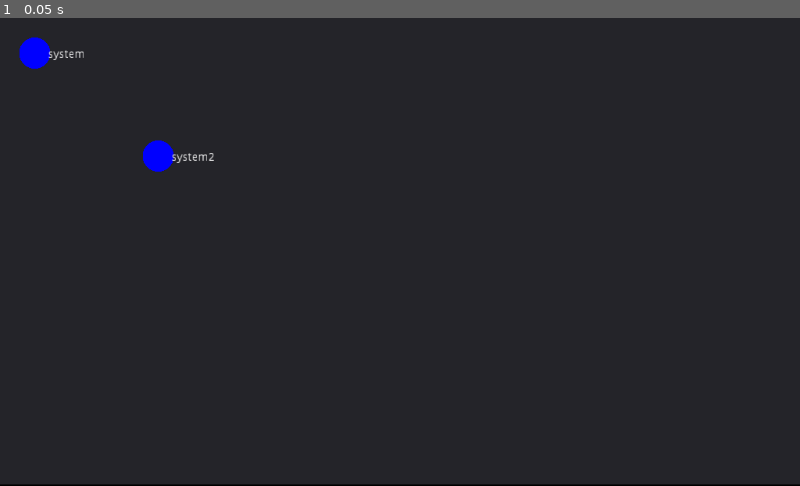
Above: before the commit, frame 1.
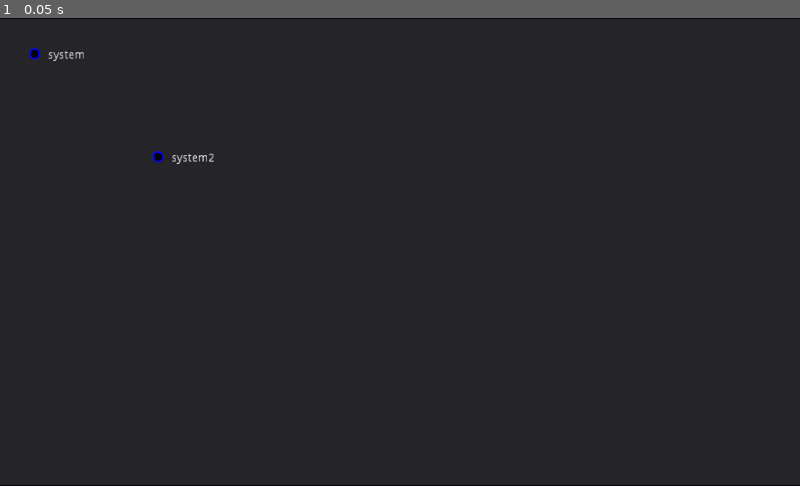
Above: after the commit, the same moment.

Repository: EamonnMR/mpevmvp
Game: Godot game, scene res://map/Map.tscn
Same seed, same stepped clock (60 frames per second), same inputs: the game is played once before the commit and once after it. This scene is started directly instead of the project's main scene.
Inputs:
- Up to frame 1 (0.05 s): no input

The runs differ from the first frame. In frame 1, 0.7% of the frame differs, in the area x 0-100%, y 0-33%.

Commit message:
Further stabs towards a map

Diff:
--- a/PlayerInput.gd
+++ b/PlayerInput.gd
@@ -11,7 +11,7 @@
 var shooting = false
 var thrusting = false
 var jumping = false
-var map
+var map_debounce = true
 
 func _get_entity():
 	# TODO: Ungross this
@@ -42,5 +42,18 @@
 	return dc
 
 func _handle_show_map():
-	if Input.is_key_pressed(KEY_M):
-		get_tree().get_root().get_node("Map").show()
+	if Input.is_key_pressed(KEY_M) and map_debounce:
+		map_debounce = false
+		_toggle_map()
+
+func _toggle_map():
+	var root = get_tree().get_root()
+	var maybe_map = root.get_node("Map")
+	if is_instance_valid(maybe_map):
+		root.remove_child(maybe_map)
+	else:
+		root.add_child(preload("res://map/Map.tscn").instance())
+
+
+func _on_MapDebounce_timeout():
+	map_debounce = true
--- a/PlayerInput.tscn
+++ b/PlayerInput.tscn
@@ -7,3 +7,7 @@
 
 [node name="Cursor" type="Sprite" parent="."]
 visible = false
+
+[node name="MapDebounce" type="Timer" parent="."]
+autostart = true
+[connection signal="timeout" from="MapDebounce" to="." method="_on_MapDebounce_timeout"]
--- a/client.gd
+++ b/client.gd
@@ -58,12 +58,10 @@
 	var verse = preload("res://client_universe.tscn").instance()
 	var world = verse.get_node("level1/world")
 	var player_scene = preload("res://PlayerInput.tscn").instance()
-	var map = preload("res://map/Map.tscn").instance()
-	map.hide()
 	player_scene.set_name(str(client_id))
 	player_scene.set_network_master(client_id)
 	get_tree().get_root().add_child(verse)
-	get_tree().get_root().add_child(map)
+
 
 	var net_players = Node.new()
 	net_players.set_name(Game.INPUT)
--- /dev/null
+++ b/map/Map.gd
@@ -0,0 +1,16 @@
+extends Node2D
+
+
+# Declare member variables here. Examples:
+# var a = 2
+# var b = "text"
+
+
+# Called when the node enters the scene tree for the first time.
+func _ready():
+	pass # Replace with function body.
+
+
+# Called every frame. 'delta' is the elapsed time since the previous frame.
+#func _process(delta):
+#	pass
--- a/map/Map.tscn
+++ b/map/Map.tscn
@@ -2,19 +2,25 @@
 
 [ext_resource path="res://map/system.tscn" type="PackedScene" id=1]
 
-[node name="Map" type="Node2D"]
+[node name="Map" type="CanvasLayer"]
 
 [node name="Panel" type="Panel" parent="."]
-margin_right = 1024.0
-margin_bottom = 598.0
+anchor_left = 0.5
+anchor_top = 0.5
+anchor_right = 0.5
+anchor_bottom = 0.5
+margin_left = -512.0
+margin_top = -299.0
+margin_right = 512.0
+margin_bottom = 299.0
 __meta__ = {
 "_edit_use_anchors_": false
 }
 
-[node name="system" parent="." instance=ExtResource( 1 )]
+[node name="system" parent="Panel" instance=ExtResource( 1 )]
 position = Vector2( 44.4969, 45 )
 system_name = "level1"
 
-[node name="system2" parent="." instance=ExtResource( 1 )]
+[node name="system2" parent="Panel" instance=ExtResource( 1 )]
 position = Vector2( 202.497, 177 )
 system_name = "level2"
--- a/map/circle.gd
+++ b/map/circle.gd
@@ -5,4 +5,5 @@
 	return Color(0,0,1)
 
 func _draw():
-	draw_circle(Vector2(0,0), 20, get_color())
+	draw_circle(Vector2(0,0), 7, get_color())
+	draw_circle(Vector2(0,0), 5, Color(0,0,0))
--- a/map/system.tscn
+++ b/map/system.tscn
@@ -2,9 +2,21 @@
 
 [ext_resource path="res://map/circle.gd" type="Script" id=1]
 [ext_resource path="res://map/system.gd" type="Script" id=2]
-[ext_resource path="res://map/system_area.gd" type="Script" id=3]
 
-[sub_resource type="CircleShape2D" id=1]
+[sub_resource type="GDScript" id=1]
+script/source = "extends Area2D
+
+func _input_event(viewport, event, shape_idx):
+	print(\"Input Event\")
+	if event.type == InputEvent.MOUSE_BUTTON \\
+	and event.button_index == BUTTON_LEFT \\
+	and event.pressed:
+		get_node(\"../\").clicked()
+		return(self)
+"
+
+[sub_resource type="CircleShape2D" id=2]
+radius = 25.014
 
 [node name="system" type="Node2D"]
 script = ExtResource( 2 )
@@ -22,7 +34,7 @@
 }
 
 [node name="Area2D" type="Area2D" parent="."]
-script = ExtResource( 3 )
+script = SubResource( 1 )
 
 [node name="CollisionShape2D" type="CollisionShape2D" parent="Area2D"]
-shape = SubResource( 1 )
+shape = SubResource( 2 )
--- a/map/system_area.gd
+++ /dev/null
@@ -1,8 +0,0 @@
-extends Area2D
-
-func _input_event(viewport, event, shape_idx):
-	if event.type == InputEvent.MOUSE_BUTTON \
-	and event.button_index == BUTTON_LEFT \
-	and event.pressed:
-		get_node("../").clicked()
-		return(self)
--- /dev/null
+++ b/map/system_area_map.gd
@@ -0,0 +1,16 @@
+extends CollisionShape2D
+
+
+# Declare member variables here. Examples:
+# var a = 2
+# var b = "text"
+
+
+# Called when the node enters the scene tree for the first time.
+func _ready():
+	pass # Replace with function body.
+
+
+# Called every frame. 'delta' is the elapsed time since the previous frame.
+#func _process(delta):
+#	pass
Not shown, added: export_presets.cfg
